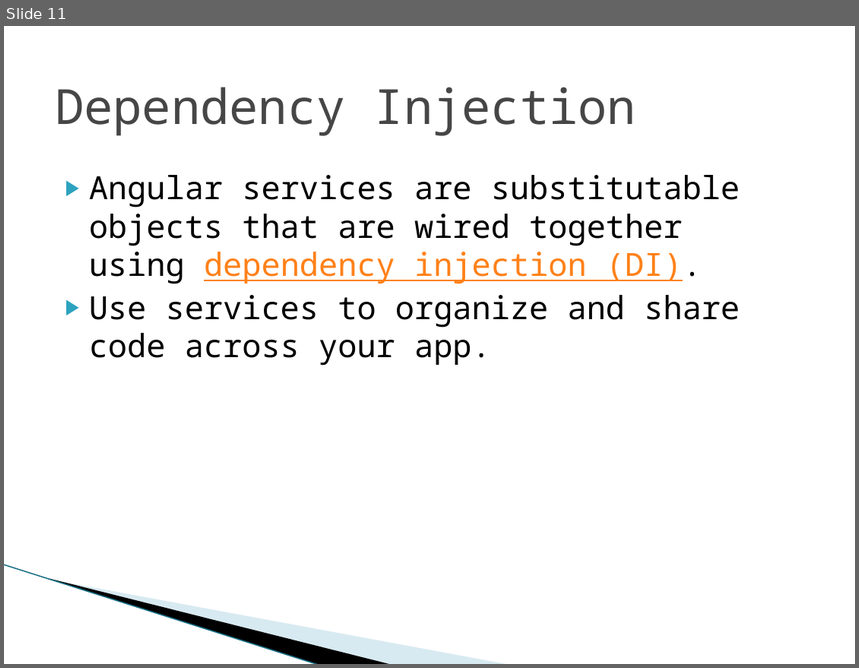
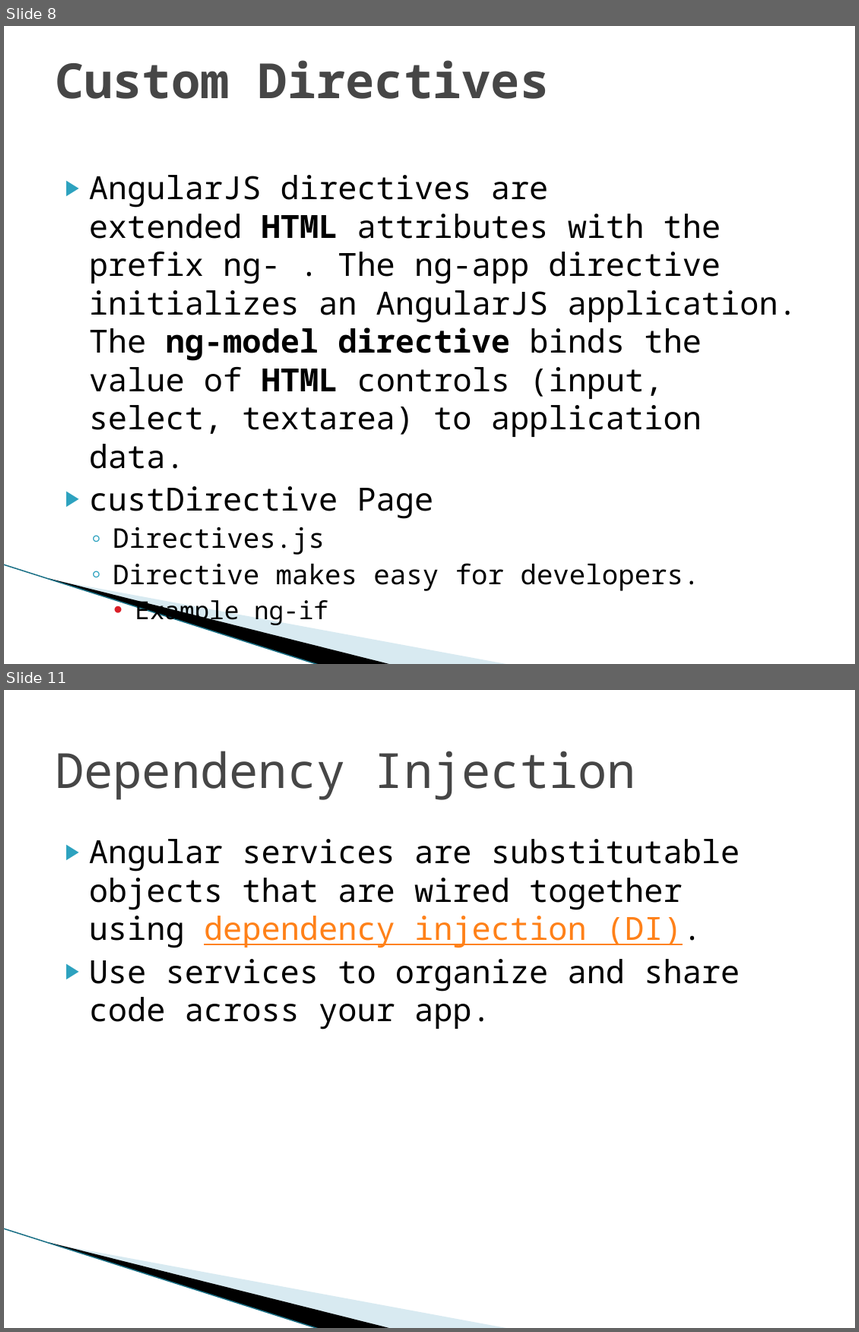
Before and after one commit to LeidosInnovation/Project-AngularJS, a slide deck: AngularJS-02/AngularJS-02.pptx. Shown one above the other, each under a label of ours: slide 11 before the commit, slides 8 and 11 after it; the slides between them are not shown. The pictures are 859x668 and 859x1332 pixels, drawn with LibreOffice and Linux fonts; fonts in the diff are those of the drawing; background and template pictures are left out. Boxes give left, top, right and bottom in pixels: in the first picture for what was removed or moved away, otherwise in the second. Text is boxed around its words. In the diff, an @@ line names an element or a change of style, - is before the commit and + after.

```diff
--- a/AngularJS-02/AngularJS-02.pptx
+++ b/AngularJS-02/AngularJS-02.pptx
@@ slide 8 added at bbox=[4, 26, 855, 664], background #FFFFFF; not listed: 3 template elements that a slide beside it also shows @@
@@ title added at bbox=[55, 60, 550, 99], 41 pt, text #464646, bold @@
+Custom Directives
@@ text added at bbox=[89, 175, 797, 591], 27 pt, text #000000 @@
+▶ AngularJS directives are extended HTML attributes with the prefix ng- . The ng-app directive initializes an AngularJS application. The ng-model directive binds the value of HTML controls (input, select, textarea) to application data.
+▶ custDirective Page
+  ◦ Directives.js
+  ◦ Directive makes easy for developers.
+    • Example ng-if
```
Also in this commit, not shown: 4 slides changed, 4 other slides added, 5 slides removed.
